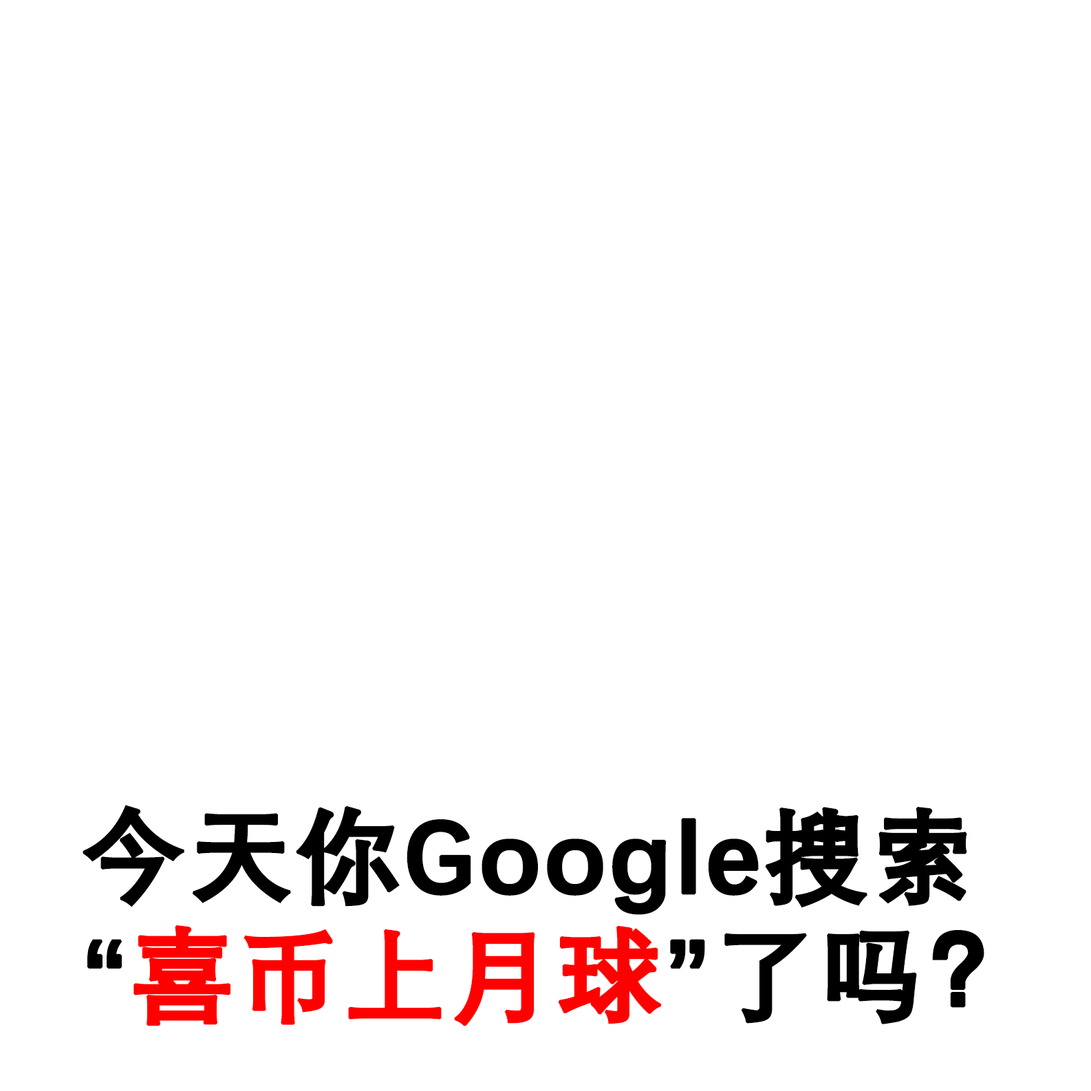
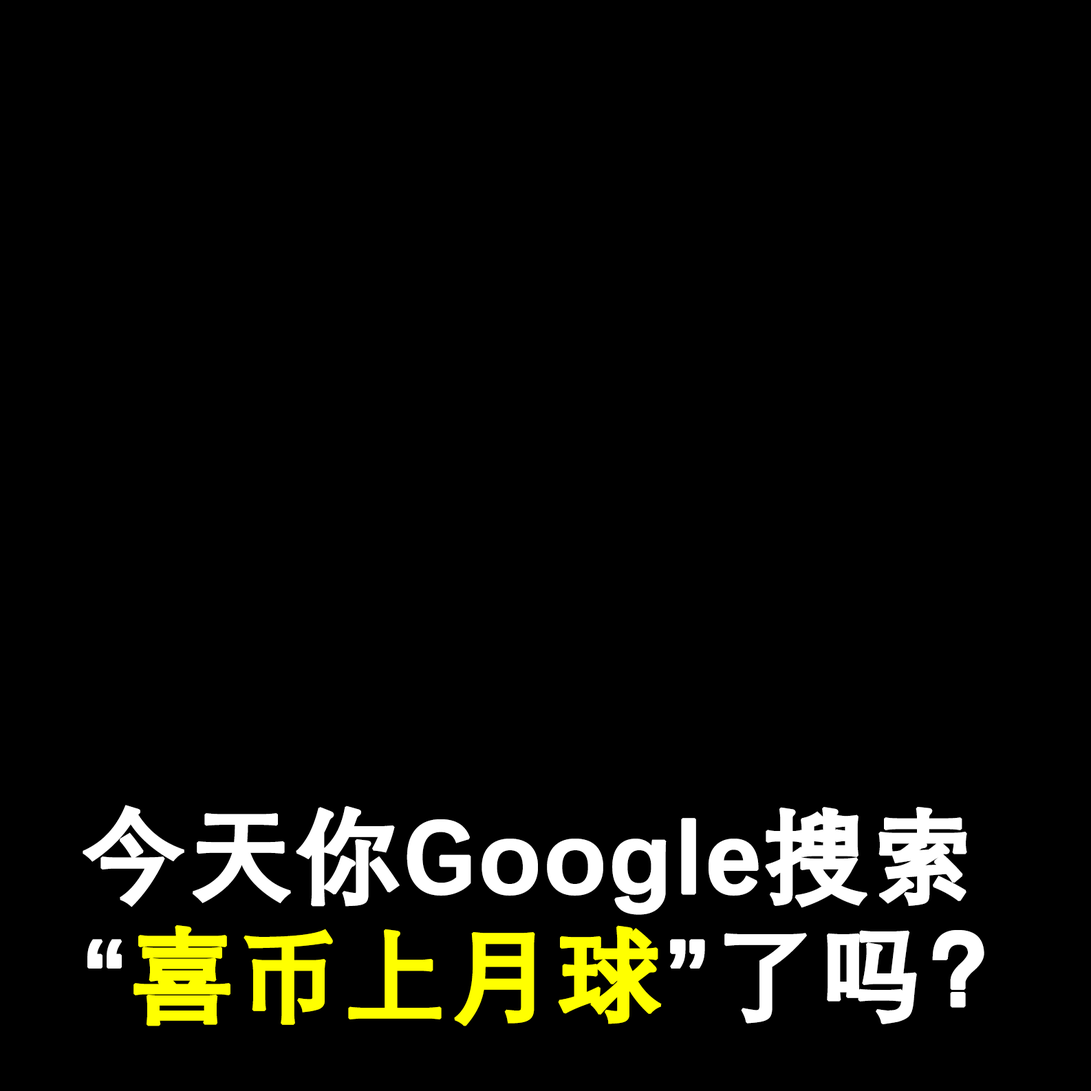
Revision of a layered 1091×1091 image; what changed, layer by layer:
removed layer "black 2" over [82, 805, 985, 1027]
showed "white 副本" over [82, 805, 985, 1027]
showed "图层 1" over [0, 0, 1091, 1091]
hid "图层 3" over [0, 0, 1091, 1091]
